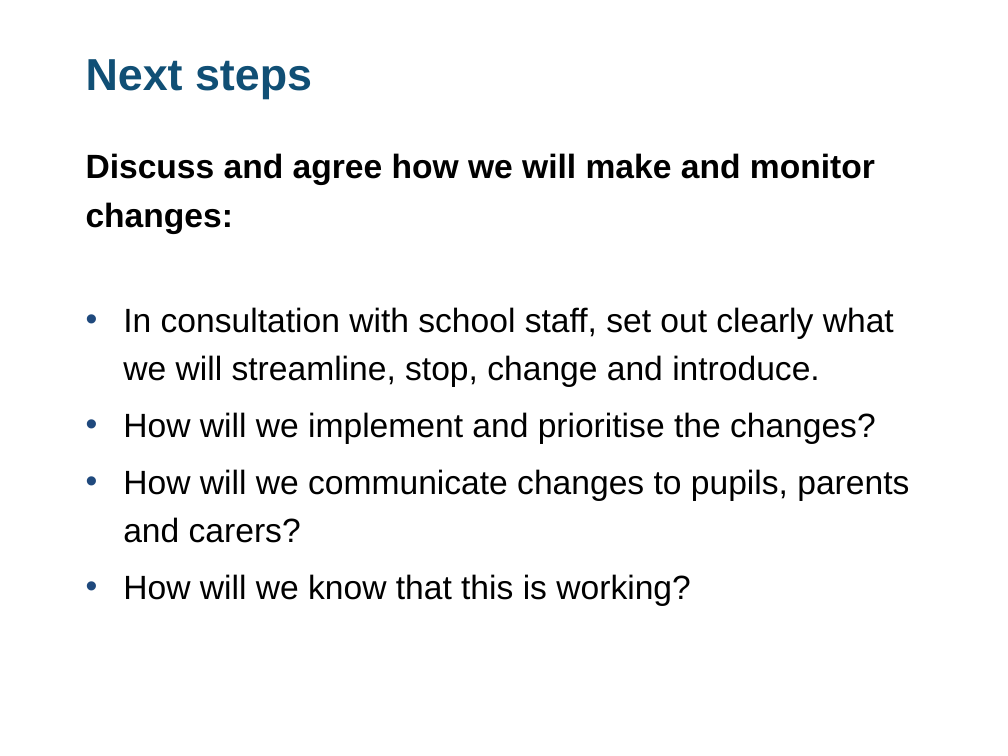
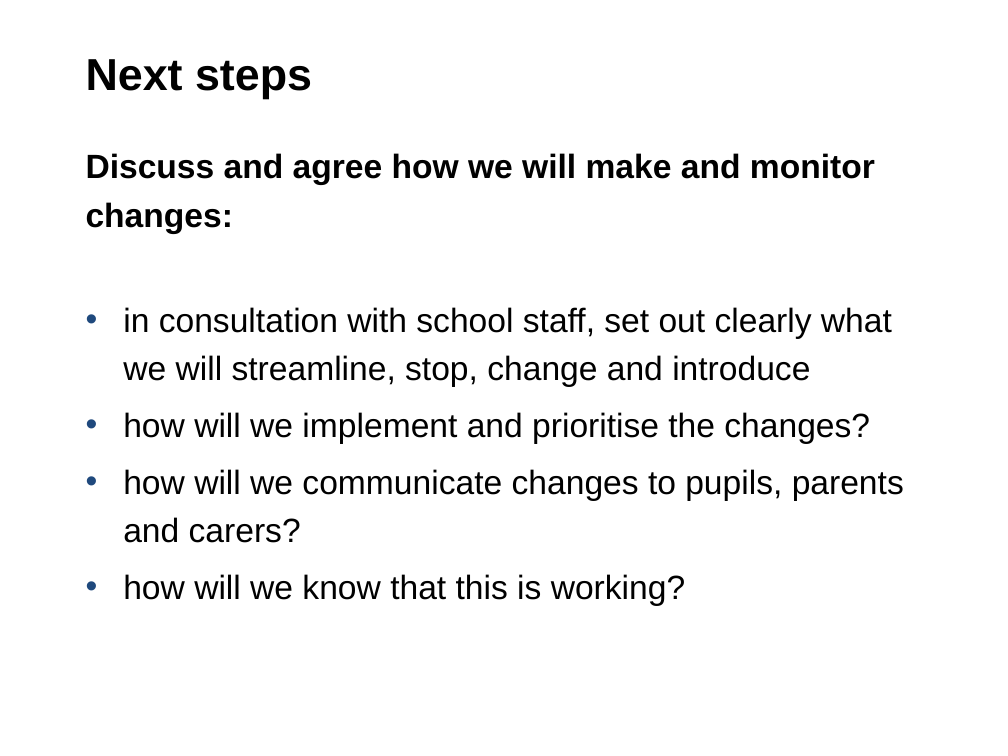
Before and after one commit to DFE-Digital/improve-workload-and-wellbeing-for-school-staff, a slide deck: slide 7 of content/assets/files/Review and streamline behaviour management.odp. Drawn at 1008x756 pixels with LibreOffice and Linux fonts; fonts in the diff are those of the drawing. Boxes give left, top, right and bottom in pixels: in the first picture for what was removed or moved away, otherwise in the second. Text is boxed around its words. In the diff, an @@ line names an element or a change of style, - is before the commit and + after.

```diff
--- a/content/assets/files/Review and streamline behaviour management.odp
+++ b/content/assets/files/Review and streamline behaviour management.odp
@@ title "Next steps" at [86,59,312,99]: text colour #104F75 to #000000 @@
@@ text at [123,307,904,606]: text changed @@
-• In consultation with school staff, set out clearly what we will streamline, stop, change and introduce.
-• How will we implement and prioritise the changes?
-• How will we communicate changes to pupils, parents and carers?
-• How will we know that this is working?
+• in consultation with school staff, set out clearly what we will streamline, stop, change and introduce
+• how will we implement and prioritise the changes?
+• how will we communicate changes to pupils, parents and carers?
+• how will we know that this is working?
```
Also in this commit, not shown: 6 other slides changed, 33 other files.
